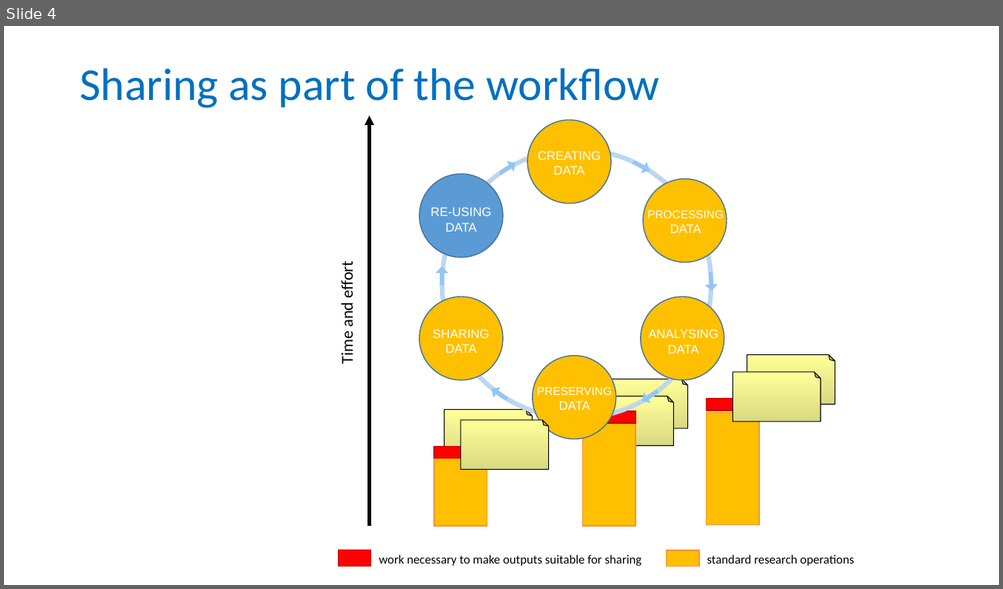
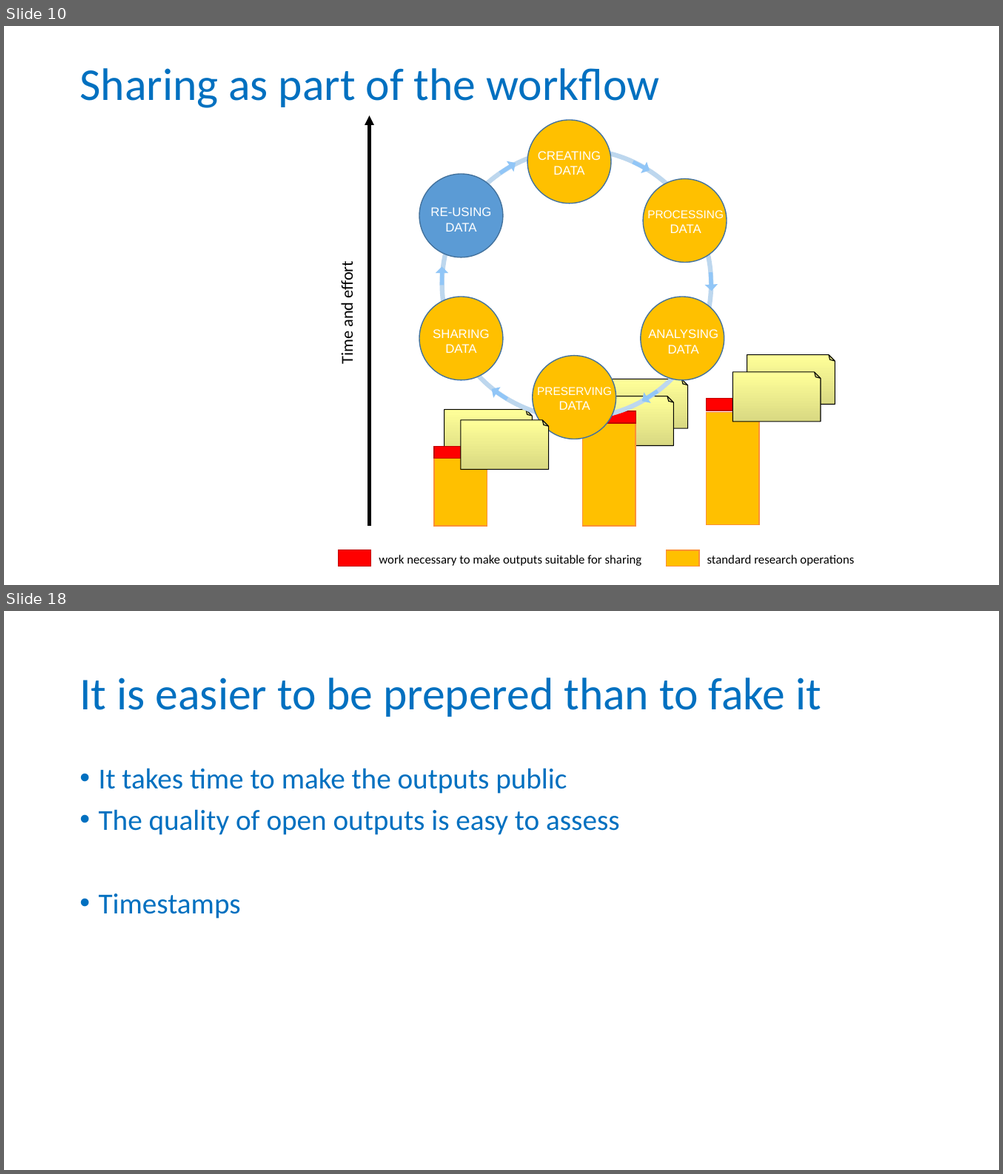
Before and after one commit to tobyhodges/probable-enigma, a slide deck: instructors/01_Why_are_we_here.pptx. Shown one above the other, each under a label of ours: slide 4 before the commit, slides 10 and 18 after it; the slides between them are not shown. The pictures are 1003x589 and 1003x1174 pixels, drawn with LibreOffice and Linux fonts; fonts in the diff are those of the drawing; background and template pictures are left out. Boxes give left, top, right and bottom in pixels: in the first picture for what was removed or moved away, otherwise in the second. Text is boxed around its words. In the diff, an @@ line names an element or a change of style, - is before the commit and + after.

```diff
--- a/instructors/01_Why_are_we_here.pptx
+++ b/instructors/01_Why_are_we_here.pptx
@@ slide 18 added at (4, 611, 999, 1170), background #FFFFFF @@
@@ title added at (79, 678, 821, 717), 44 pt, text #0070C0 @@
+It is easier to be prepered than to fake it
@@ text added at (99, 768, 620, 919), 28 pt, text #0070C0 @@
+• It takes time to make the outputs public
+• The quality of open outputs is easy to assess
+• Timestamps
@@ what was slide 4 is now slide 10 @@
```
Also in this commit, not shown: 2 slides changed, 17 other slides added, 1 slide removed, 1 other file.
